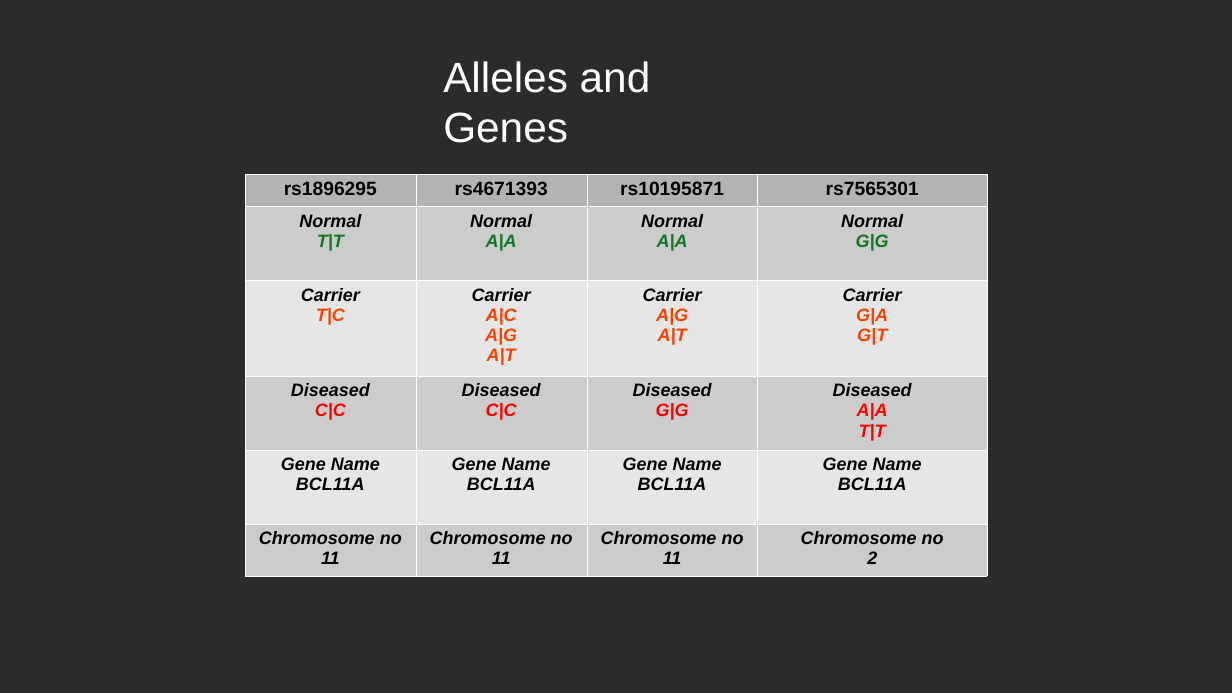
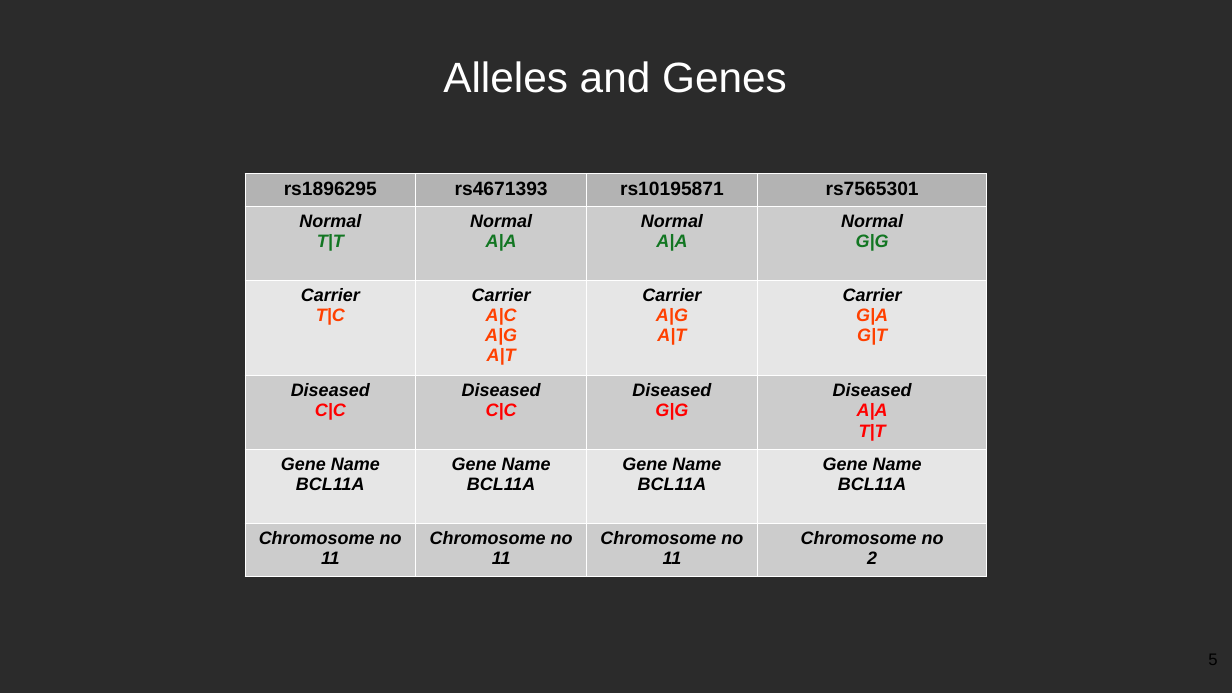
Before and after one commit to YoussifAssem/Genatac, a slide deck: slide 5 of E-Genetics/Proposal/genetics(2).pptx. Drawn at 1232x693 pixels with LibreOffice and Linux fonts; fonts in the diff are those of the drawing; background and template pictures are left out; a plain dark background stands for a picture behind light text. Boxes give left, top, right and bottom in pixels: in the first picture for what was removed or moved away, otherwise in the second. Text is boxed around its words. In the diff, an @@ line names an element or a change of style, - is before the commit and + after.

```diff
--- a/E-Genetics/Proposal/genetics(2).pptx
+++ b/E-Genetics/Proposal/genetics(2).pptx
@@ text "Alleles and Genes" rewrapped from [443,61,651,143] to [443,61,787,93] @@
@@ page number added at [1208,654,1217,665], 13 pt, text #000000 @@
+5
```
Also in this commit, not shown: 17 other slides changed.
